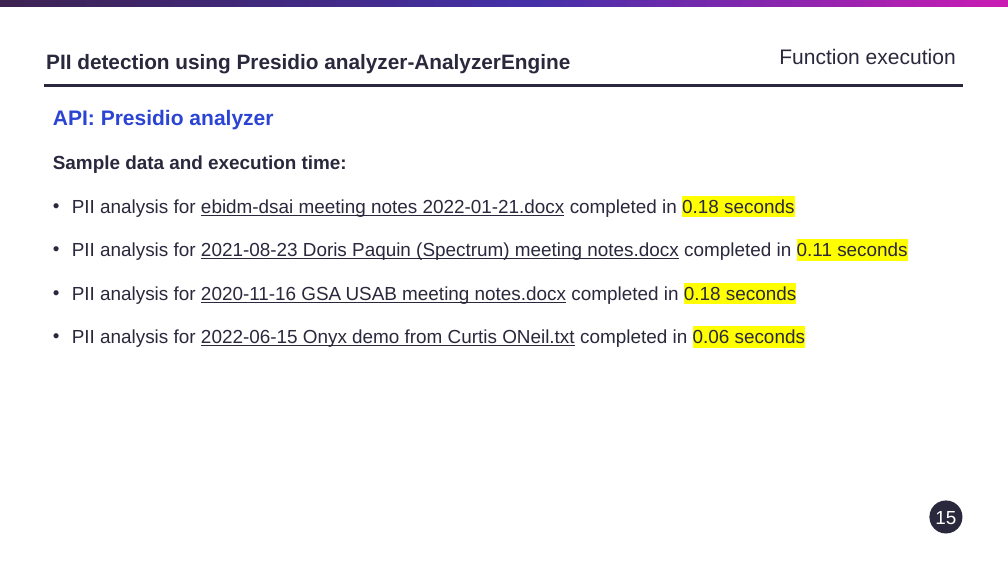
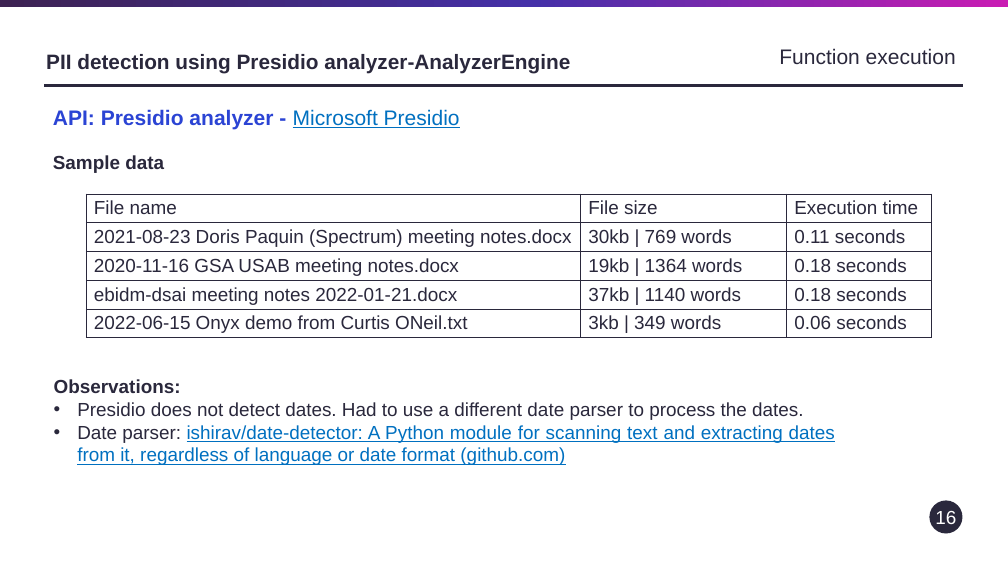
Before and after one commit to VirajOke/My-AI-Projects, a slide deck: slide 16 of nlp-exploration-notebooks-main/nlp-exploration-notebooks-main/Results/NLP_Toolkit - comments.pptx (slide 15 before the commit). Drawn at 1008x567 pixels with LibreOffice and Linux fonts; fonts in the diff are those of the drawing. Boxes give left, top, right and bottom in pixels: in the first picture for what was removed or moved away, otherwise in the second. Text is boxed around its words. In the diff, an @@ line names an element or a change of style, - is before the commit and + after.

```diff
--- a/nlp-exploration-notebooks-main/nlp-exploration-notebooks-main/Results/NLP_Toolkit - comments.pptx
+++ b/nlp-exploration-notebooks-main/nlp-exploration-notebooks-main/Results/NLP_Toolkit - comments.pptx
@@ text at (53,109,460,173): text changed; size 18 to 20 pt; text colour #2A283C to #2B44D4; bold on @@
-API: Presidio analyzer
-Sample data and execution time:
-• PII analysis for ebidm-dsai meeting notes 2022-01-21.docx completed in 0.18 seconds
-• PII analysis for 2021-08-23 Doris Paquin (Spectrum) meeting notes.docx completed in 0.11 seconds
-• PII analysis for 2020-11-16 GSA USAB meeting notes.docx completed in 0.18 seconds
-• PII analysis for 2022-06-15 Onyx demo from Curtis ONeil.txt completed in 0.06 seconds
+API: Presidio analyzer - Microsoft Presidio
+Sample data
@@ table added at (86,194,931,346), 5 rows, 3 columns @@
+File name | File size | Execution time
+2021-08-23 Doris Paquin (Spectrum) meeting notes.docx | 30kb | 769 words | 0.11 seconds
+2020-11-16 GSA USAB meeting notes.docx | 19kb | 1364 words | 0.18 seconds
+ebidm-dsai meeting notes 2022-01-21.docx | 37kb | 1140 words | 0.18 seconds
+2022-06-15 Onyx demo from Curtis ONeil.txt | 3kb | 349 words | 0.06 seconds
@@ text added at (54,379,835,465), 18 pt, text #0070C0, underline @@
+Observations:
+• Presidio does not detect dates. Had to use a different date parser to process the dates.
+• Date parser: ishirav/date-detector: A Python module for scanning text and extracting dates from it, regardless of language or date format (github.com)
@@ page number at (935,511,956,524): text changed @@
-15
+16
```
Also in this commit, not shown: 12 other slides changed, 1 slide added.
